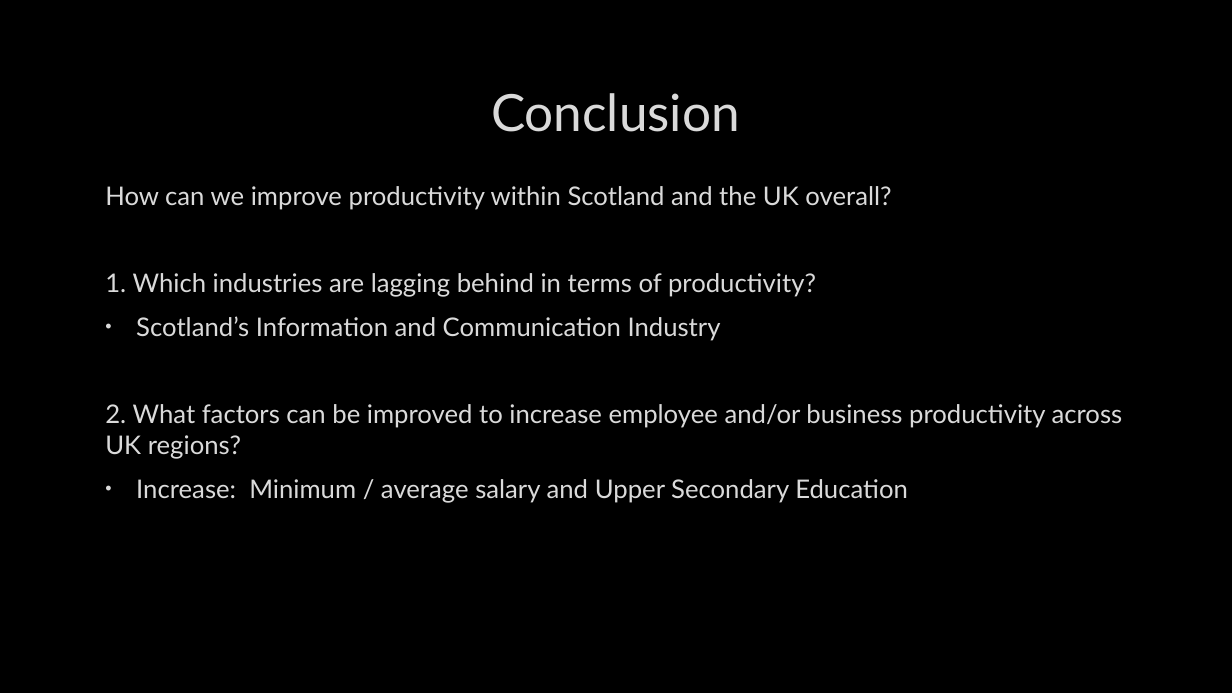
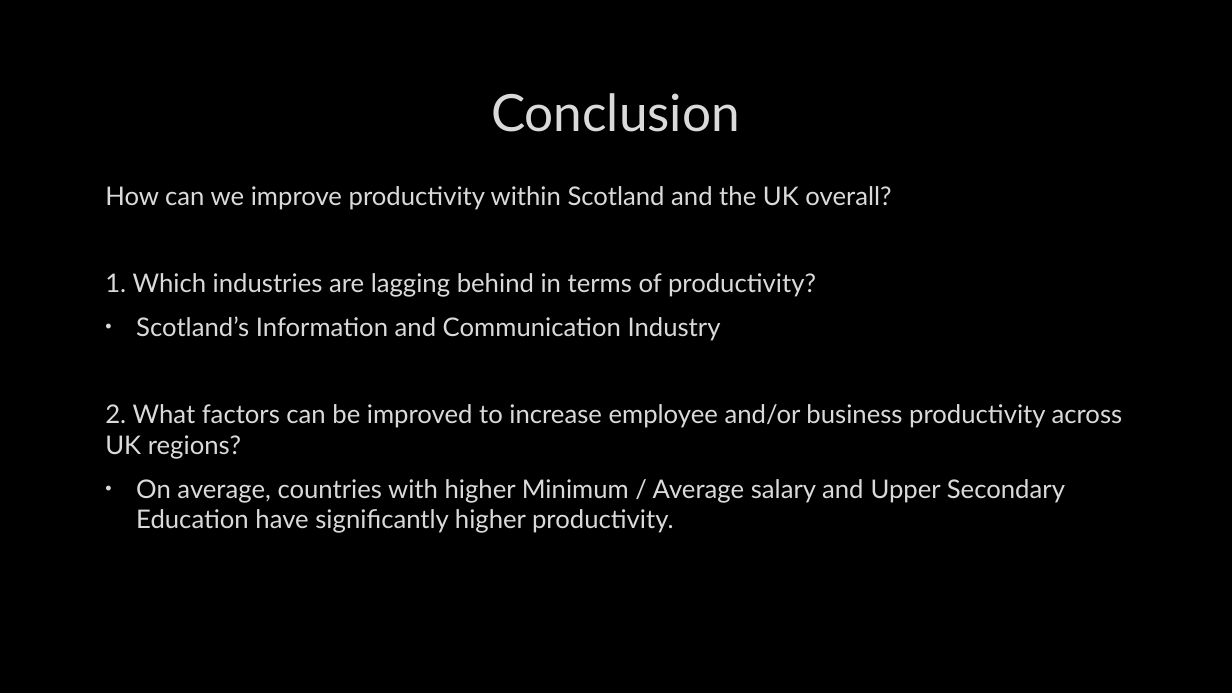
Before and after one commit to kanghinlee/Data-Projects, a slide deck: slide 14 of deloitte_productivity_project/presentation/New Microsoft PowerPoint Presentation.pptx (slide 13 before the commit). Drawn at 1232x693 pixels with LibreOffice and Linux fonts; fonts in the diff are those of the drawing; background and template pictures are left out. Boxes give left, top, right and bottom in pixels: in the first picture for what was removed or moved away, otherwise in the second. Text is boxed around its words. In the diff, an @@ line names an element or a change of style, - is before the commit and + after.

```diff
--- a/deloitte_productivity_project/presentation/New Microsoft PowerPoint Presentation.pptx
+++ b/deloitte_productivity_project/presentation/New Microsoft PowerPoint Presentation.pptx
@@ text at [136, 479, 1065, 533]: text changed @@
-• Increase: Minimum / average salary and Upper Secondary Education
+• On average, countries with higher Minimum / Average salary and Upper Secondary Education have significantly higher productivity.
```
Also in this commit, not shown: 4 other slides changed, 2 slides added, 2 other files.
